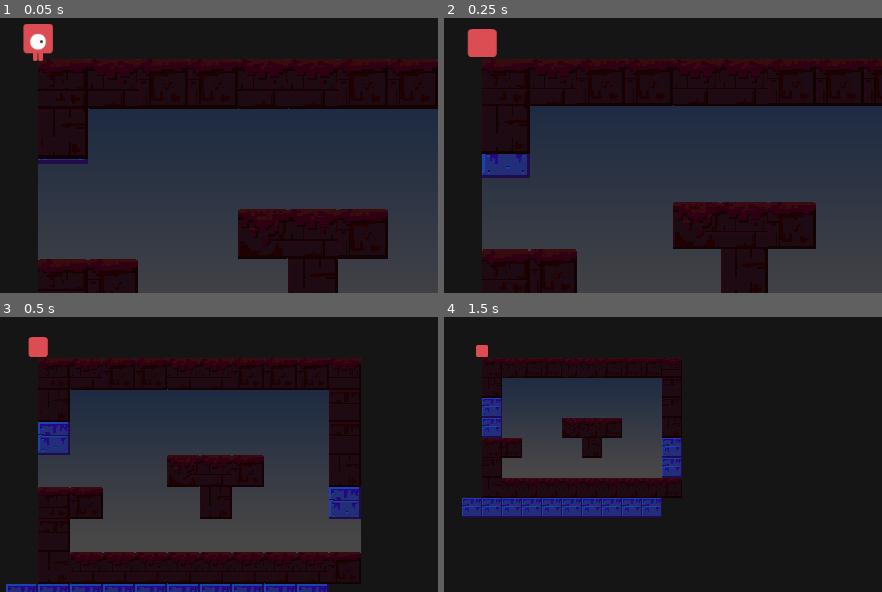
Above: before the commit, frames 1-4 (two rows, left to right).
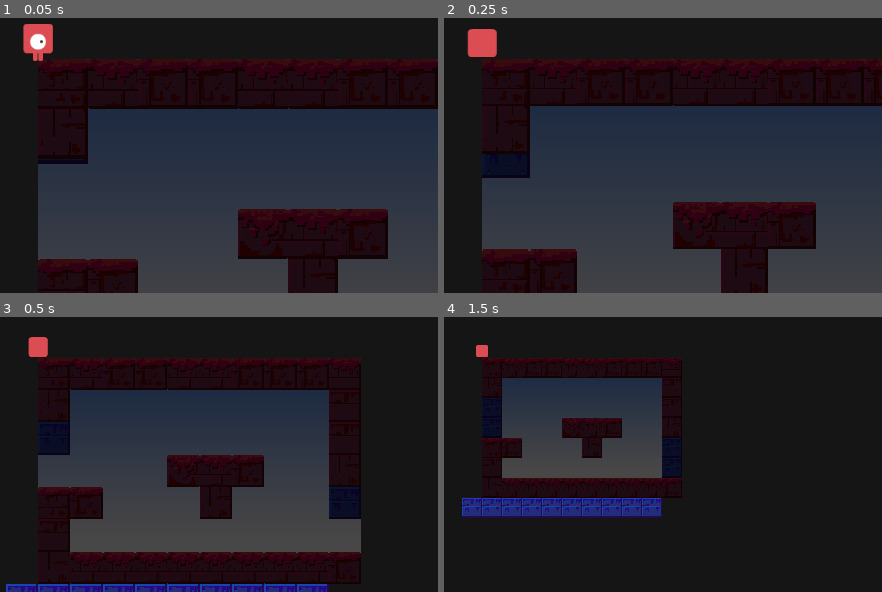
Above: after the commit, the same moments.

Repository: yscik/escape-sequence
Game: Godot game, scene res://Levels/Connections/MovableLevel.tscn
The game is run twice, just before and just after one commit, with the same random seed, the same clock (stepped at 60 frames per second) and the same inputs. This scene is started directly instead of the project's main scene.
Inputs (mouse positions are in pixels of both pictures, inside the frame that each line leads up to):
- Up to frame 1 (0.05 s): no input
- Up to frame 2 (0.25 s): no input
- Up to frame 3 (0.5 s): no input
- Up to frame 4 (1.5 s): tap Enter at 0.5, 0.6, 1.35 s; move the mouse to (658, 333) at 0.52 s; hold Right from 0.53 s (still down); click (658, 333) at 0.67 s; tap Space at 0.77, 1.25 s; move the mouse to (outside the picture) at 1.27 s

The runs differ from the first frame. In frame 1, 0.2% of the frame differs, in the area x 8-21%, y 51-54%; in frame 2, 1.0%; in frame 3, 1.7%, in the area x 8-83%, y 38-74%; in frame 4, 1.3%.
Error before the commit: Invalid call to function 'power_set' in base 'Node2D (Platformer.gd)'. Expected 1 arguments. (res://Prefabs/MovableSnap.gd:10)

Commit message:
connectable platformer fixes

Diff:
--- a/Levels/Connections-3.tscn
+++ b/Levels/Connections-3.tscn
@@ -1,7 +1,9 @@
-[gd_scene load_steps=4 format=2]
+[gd_scene load_steps=6 format=2]
 
 [ext_resource path="res://Game/Checkpoint.tscn" type="PackedScene" id=1]
 [ext_resource path="res://Levels/Connections/MovableLevel.tscn" type="PackedScene" id=2]
+[ext_resource path="res://Prefabs/Pickup.tscn" type="PackedScene" id=3]
+[ext_resource path="res://ui/MovableKey.png" type="Texture" id=4]
 
 [sub_resource type="RectangleShape2D" id=1]
 
@@ -17,6 +19,7 @@
 [node name="Checkpoint" parent="Level-8" index="0" instance=ExtResource( 1 )]
 
 position = Vector2( 192, 640 )
+skill_convert = false
 
 [node name="ML-1" parent="." index="1" instance=ExtResource( 2 )]
 
@@ -36,7 +39,6 @@
 
 [node name="ML-2" parent="." index="2" instance=ExtResource( 2 )]
 
-editor/display_folded = true
 position = Vector2( 576, 576 )
 
 [node name="PowerOut" type="Area2D" parent="." index="3"]
@@ -63,7 +65,6 @@
 
 [node name="ML-3" parent="." index="4" instance=ExtResource( 2 )]
 
-editor/display_folded = true
 position = Vector2( 192, -320 )
 
 [node name="WallDoor3" parent="ML-3/Platformer" index="2"]
@@ -74,7 +75,17 @@
 
 tile_data = PoolIntArray( 0, 0, 1, 1, 0, 9, 2, 0, 196609, 3, 0, 196609, 4, 0, 196609, 5, 0, 196609, 6, 0, 196609, 7, 0, …(615 unchanged characters)…
 
+[node name="Pickup" parent="ML-3" index="6" instance=ExtResource( 3 )]
+
+position = Vector2( 320, 256 )
+skill = "convert"
+
+[node name="Key" parent="ML-3/Pickup" index="0"]
+
+texture = ExtResource( 4 )
+
 
 [editable path="ML-1"]
 [editable path="ML-2"]
 [editable path="ML-3"]
+[editable path="ML-3/Pickup"]
--- a/Levels/Connections/MovableLevel.tscn
+++ b/Levels/Connections/MovableLevel.tscn
@@ -67,6 +67,7 @@
 script = ExtResource( 2 )
 _sections_unfolded = [ "Transform", "Visibility" ]
 powered = false
+activated = true
 
 [node name="Platformer" parent="Platformer" index="0" instance=ExtResource( 3 )]
 
@@ -99,7 +100,7 @@
 collision_friction = 1.0
 collision_bounce = 0.0
 collision_layer = 1
-collision_mask = 16
+collision_mask = 17
 occluder_light_mask = 1
 format = 1
 tile_data = PoolIntArray( 0, 0, 6, 1, 0, 196609, 2, 0, 262145, 3, 0, 262145, 4, 0, 196609, 5, 0, 196609, 6, 0, 262145,  …(425 unchanged characters)…
@@ -114,12 +115,10 @@
 
 [node name="Movable" parent="." index="2" instance=ExtResource( 6 )]
 
-visible = false
 margin_left = -72.0
 margin_top = 439.0
-margin_right = 650.0
+margin_right = 583.0
 margin_bottom = 519.0
-_sections_unfolded = [ "Axis Stretch", "Hint", "Patch Margin", "Rect", "Visibility" ]
 
 [node name="Base" type="TileMap" parent="." index="3"]
 
--- a/Levels/Connections/Platformer.gd
+++ b/Levels/Connections/Platformer.gd
@@ -1,33 +1,30 @@
 extends Node2D
 
 export var powered = false
-
+export var activated = true
 func _ready():
-	power_set(powered)
+	power_set()
 	pass
 
 var MOD_ON = Color(1,1,1)
 var MOD_OFF = Color(0.3, 0.3, 0.3)
 
-func power_set(value):
-	powered = value
+func power_set():
+	if (activated && powered) || (!activated && !powered):
+		return
+
+	activated = powered
 	if powered:
 		power_on()
 	else:
 		power_off()
-	power_things(value)
+	power_things(powered)
 
 func power_on():
-	fade(MOD_ON)
-
+	modulate = MOD_ON
 
 func power_off():
-	fade(MOD_OFF)
-
-func fade(to):
-	$TileMap.modulate = to
-	$Platformer.modulate = to
-	pass
+	modulate = MOD_OFF
 
 func power_things(on):
 	propagate_call("power_switch", [on])
@@ -36,7 +33,10 @@
 	var platform = area.get_node("../Platformer")
 	var hasPower = area.name == "PowerOut" && (!platform || platform.powered)
 
-	power_set(hasPower)
+	powered = hasPower
+	if !$"..".grabbed:
+		power_set()
 
 func on_disconnect(area):
-	power_set(false)
+	powered = false
+	power_set()
--- a/Levels/Connections/WallDoor.tscn
+++ b/Levels/Connections/WallDoor.tscn
@@ -1,9 +1,14 @@
-[gd_scene load_steps=5 format=2]
+[gd_scene load_steps=6 format=2]
 
 [ext_resource path="res://platformer/tiles/tile03.png" type="Texture" id=1]
 [ext_resource path="res://Levels/Connections/PowerAnim.gd" type="Script" id=2]
 
-[sub_resource type="TileSet" id=7]
+[sub_resource type="ConvexPolygonShape2D" id=3]
+
+custom_solver_bias = 0.0
+points = PoolVector2Array( 0, 0, 64, 0, 64, 64, 0, 64 )
+
+[sub_resource type="TileSet" id=1]
 
 0/name = "Blue"
 0/texture = ExtResource( 1 )
@@ -21,10 +26,15 @@
 0/autotile/priority_map = [  ]
 0/occluder_offset = Vector2( 0, 0 )
 0/navigation_offset = Vector2( 0, 0 )
-0/shapes = [  ]
+0/shapes = [ {
+"autotile_coord": Vector2( 1, 1 ),
+"one_way": false,
+"shape": SubResource( 3 ),
+"shape_transform": Transform2D( 1, 0, 0, 1, 0, 0 )
+} ]
 _sections_unfolded = [ "0" ]
 
-[sub_resource type="Animation" id=8]
+[sub_resource type="Animation" id=2]
 
 resource_name = "Switch"
 length = 1.0
@@ -54,7 +64,7 @@
 [node name="Door" type="TileMap" parent="." index="0"]
 
 mode = 0
-tile_set = SubResource( 7 )
+tile_set = SubResource( 1 )
 cell_size = Vector2( 64, 64 )
 cell_quadrant_size = 1
 cell_custom_transform = Transform2D( 1, 0, 0, 1, 0, 0 )
Not shown: 1 places in Levels/Connections/WallDoor.tscn that only renumber resources
Not shown: 3 places in Levels/Platformer.tscn that only renumber resources
